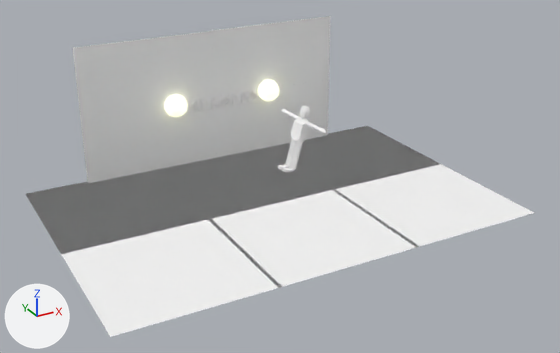
A saved change to the glTF model models/Mirrored.glb.
One viewpoint serves both versions: a camera (50 mm lens) standing at (-26.0, -53.9, 26.3) and looking at (-0.1, -6.7, 2.7). The lights are fixed; the arrows at lower left show +X, +Y and +Z. Where no turn or scale is listed for an object, it has been applied to the vertices.
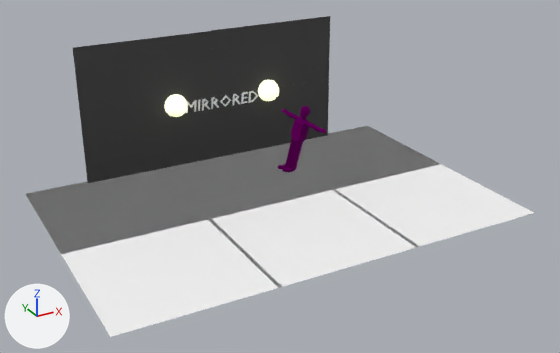
Where the change shows, as pixel boxes (x1, y1, x2, y2) in the pictures (560 x 353 px):
'Plane.005', recoloured
    both: (73, 39, 150, 119)
'Plane.006', recoloured
    both: (81, 108, 155, 183)
'Plane.004', recoloured
    both: (145, 31, 214, 108)
'Plane.003', recoloured
    both: (212, 23, 274, 97)
'Plane.007', recoloured
    both: (273, 16, 330, 87)
'Plane.001', recoloured
    both: (150, 98, 217, 170)
'Plane.002', recoloured
    both: (214, 91, 274, 157)
'Plane.008', recoloured
    both: (274, 79, 329, 146)
'BaseModels', recoloured (white to purple)
    both: (278, 106, 326, 172)

Diff of the bpy script that builds the scene:
```diff
--- a/models/Mirrored.glb.py
+++ b/models/Mirrored.glb.py
@@ mat_wall @@
 mat_wall = principled_material('WALL')
-mat_wall.base_color = (1.0, 1.0, 1.0)  # white #ffffff
+mat_wall.base_color = (0.19, 0.19, 0.19)  # grey #797979
 mat_wall.metallic = 1.0
@@ mat_character @@
 mat_character = principled_material('CHARACTER')
-mat_character.base_color = (1.0, 1.0, 1.0)  # white #ffffff
+mat_character.base_color = (0.253, 0.0, 0.22)  # purple #8a0081
 mat_character.metallic = 1.0
```
